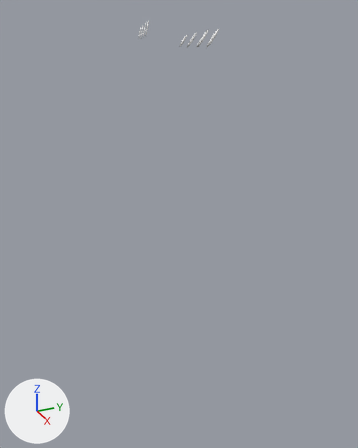
An edit to the FBX model Assets/MultiTool/res/MultiTool.fbx, drawn before and after from the same camera.
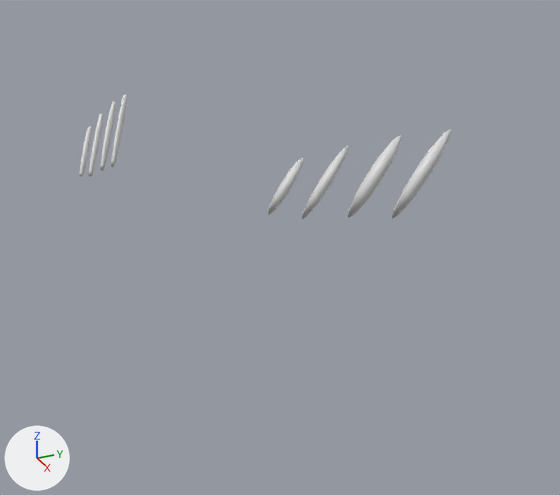
The first picture shows the older version from a 50 mm camera at (1.377, -0.756, 1.551) aimed at (-0.075, -0.103, 0.825). The close-ups show both versions on the part from 34% to 68% of the width and 0% to 24% of the height of that picture; other places that the commit changed are outside them. The axes (+X, +Y, +Z) are drawn at lower left. The lights are the same throughout.

In view in the first close-up: 'MultiMesh'.
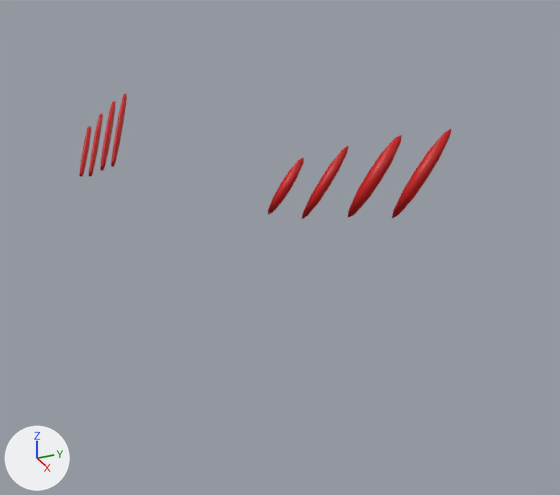
The change, as a diff of the scene's bpy script:
```diff
--- a/Assets/MultiTool/res/MultiTool.fbx.py
+++ b/Assets/MultiTool/res/MultiTool.fbx.py
@@ img_multitool_png @@
+img_multitool_png = load_image('MultiTool.png', 'MultiTool.png', 1024, 1024, 'sRGB')
@@ mat_multimat @@
+mat_multimat = principled_material('MultiMat')
+mat_multimat.texture = img_multitool_png
@@ me_hoppe @@
 # used by ob_multimesh; location = (0.0, 0.0, 0.0)
-me_hoppe.from_pydata(...)  # 192 vertices, 112 faces; spans x -0.239..0.239, y -0.204..-0.136, z 1.434..1.483
+me_hoppe.from_pydata(...)  # 205 vertices, 123 faces; spans x -0.239..0.239, y -0.204..0.022, z -0.11..1.483
+# me_hoppe part 1: 112 faces spanning x -0.239..0.239, y -0.204..-0.136, z 1.434..1.483 switch from no material to mat_multimat (picture img_multitool_png)
```

Pixel boxes [x1, y1, x2, y2] of what changed, in the close-ups (560 x 495 px):
part 1 of me_hoppe, recoloured (grey to red): [79, 94, 451, 219] in both
